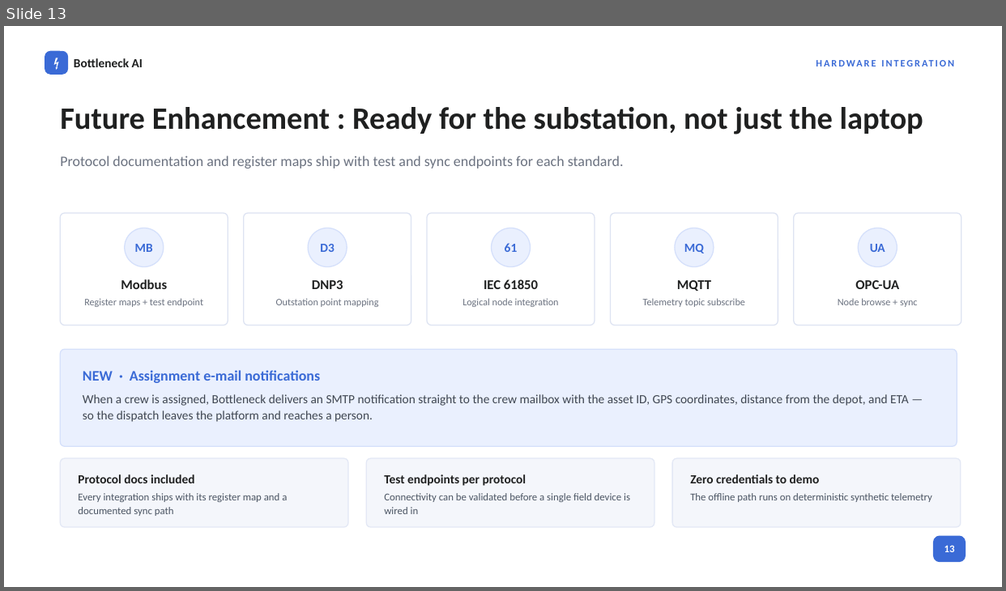
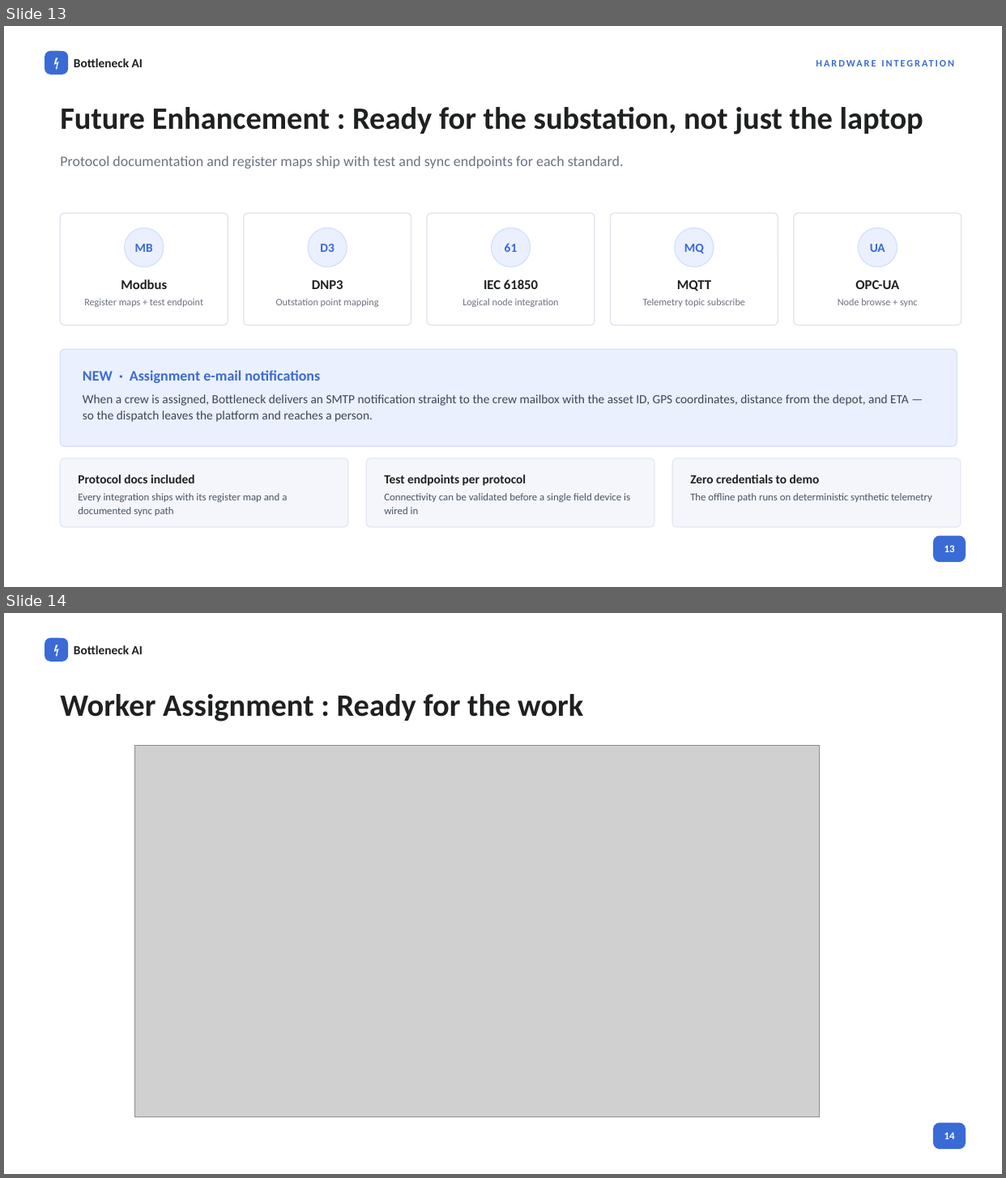
Before and after one commit to HEETMEHTA18/bob-ai-hackathon-bottleneck, a slide deck: presentation/Bottleneck_AI_Pitch_Deck.pptx. Shown one above the other, each under a label of ours: slide 13 before the commit, slides 13 and 14 after it. The pictures are 1006x591 and 1006x1178 pixels, drawn with LibreOffice and Linux fonts; fonts in the diff are those of the drawing; grey boxes stand for pictures. Boxes give left, top, right and bottom in pixels: in the first picture for what was removed or moved away, otherwise in the second. Text is boxed around its words. In the diff, an @@ line names an element or a change of style, - is before the commit and + after.

```diff
--- a/presentation/Bottleneck_AI_Pitch_Deck.pptx
+++ b/presentation/Bottleneck_AI_Pitch_Deck.pptx
@@ slide 14 added at <box>4,613,1002,1174</box>, background #FFFFFF @@
@@ rounded rectangle added at <box>45,638,68,661</box>, fill #3A6AD6, outline #3A6AD6 1 pt @@
@@ text added at <box>45,638,68,661</box>, 12 pt, text #FFFFFF @@
+⚡
@@ text added at <box>74,645,143,654</box>, 12 pt, text #1F2020, bold @@
+Bottleneck AI
@@ text added at <box>60,694,583,722</box>, 30 pt, text #1F2020, bold @@
+Worker Assignment : Ready for the work
@@ picture added at <box>134,745,819,1117</box> @@
@@ rounded rectangle added at <box>934,1123,965,1149</box>, fill #3A6AD6, outline #3A6AD6 1 pt @@
@@ text added at <box>944,1132,955,1139</box>, 10 pt, text #FFFFFF, bold @@
+14
```
Also in this commit, not shown: 2 slides changed.
